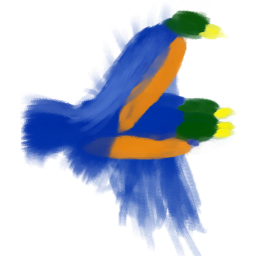
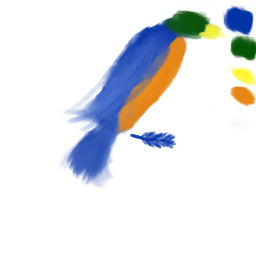
Revision of a layered 256x256 image; what changed, layer by layer:
showed "swatches" over [18, 2, 256, 192]
added group "feather" with 1 layers above "idle" over [128, 128, 192, 192]
added layer "Layer 17" in group "feather" over [128, 128, 192, 192]
hid group "fly1" (2 layers) over [18, 2, 256, 256]
hid group "fly2" (2 layers) over [18, 2, 256, 256]
hid group "fly3" (2 layers) over [18, 2, 256, 256]
hid group "fly4" (2 layers) over [18, 60, 256, 212]
